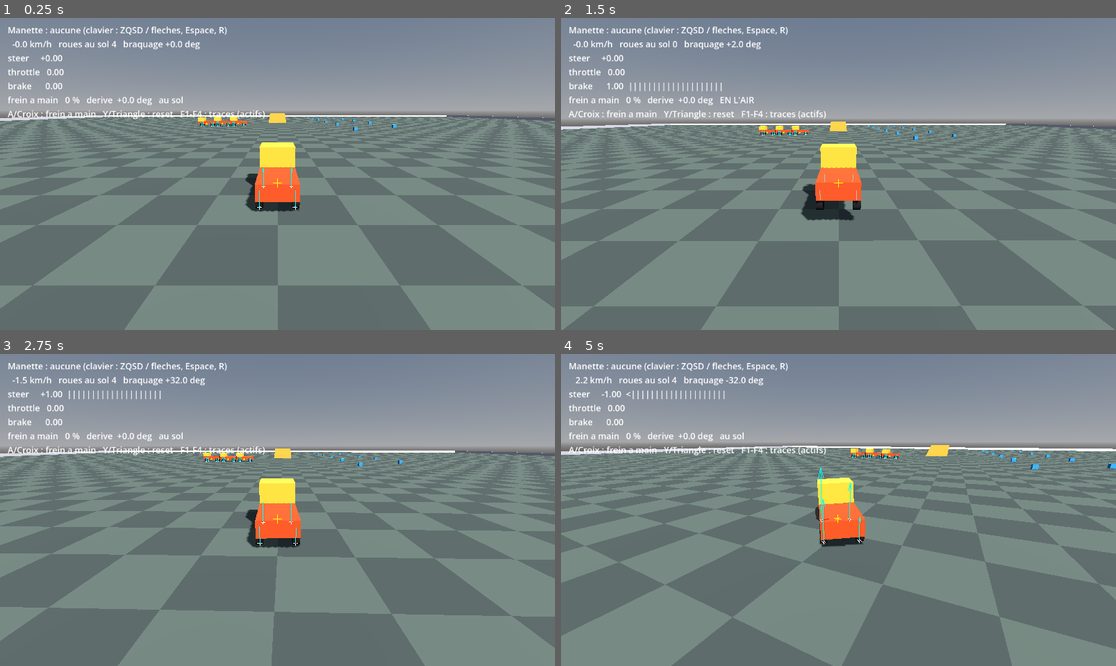
Above: before the commit, frames 1-4 (two rows, left to right).
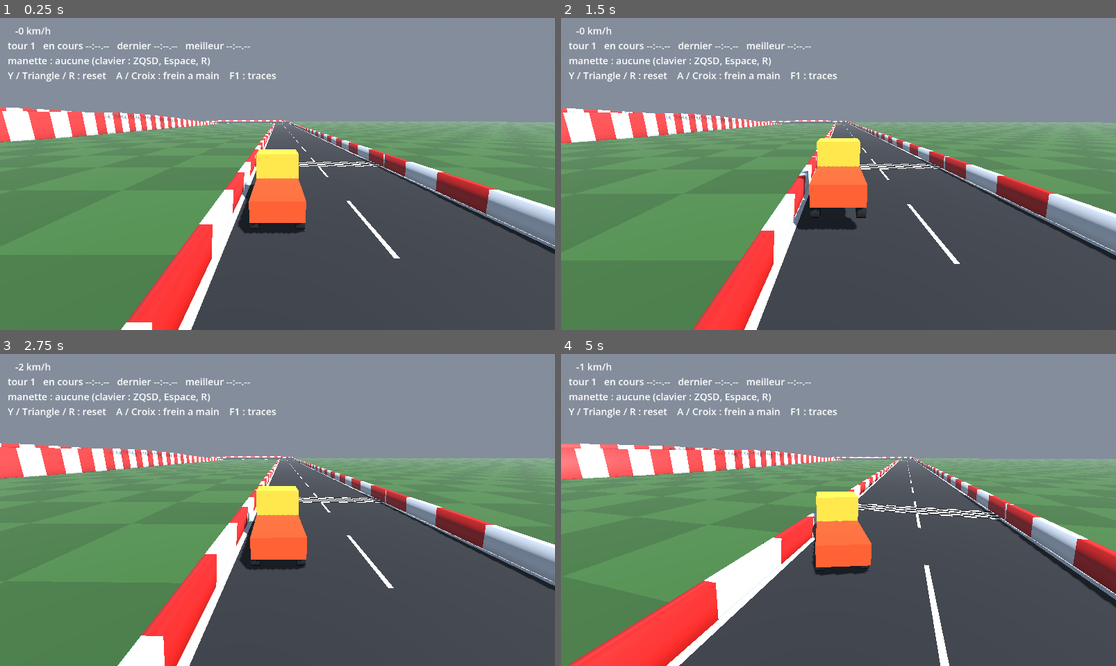
Above: after the commit, the same moments.

Repository: Shoz567/course-camions
Game: Godot game, scene res://dev/track_drive.tscn
The game is run twice, just before and just after one commit, with the same random seed, the same clock (stepped at 60 frames per second) and the same inputs. Before the commit the project starts from res://dev/drive_sandbox.tscn.
Inputs:
- Up to frame 1 (0.25 s): no input
- Up to frame 2 (1.5 s): tap Enter at 0.5 s; hold D 0.53-1.28 s; tap Shift at 0.6 s; tap Space at 0.77 s; hold S from 1.28 s (still down); tap R at 1.35 s
- Up to frame 3 (2.75 s): tap Space at 1.52 s; release S at 2.03 s; hold D from 2.03 s (still down); tap Shift at 2.1 s
- Up to frame 4 (5 s): release D at 2.78 s; hold W 2.78-3.53 s; tap R at 2.85, 4.35 s; tap Space at 3.02, 3.77, 4.52 s; hold A from 3.53 s (still down); tap Shift at 3.6 s

The runs differ from the first frame. In frame 1, 70% of the frame differs, in the area x 0-100%, y 2-100%; in frame 2, 67%; in frame 3, 70%; in frame 4, 72%.

Commit message:
gameplay: ajoute la camera de poursuite et la piste de test
- ChaseCamera : suit la transformation interpolee, amortie (hauteur
  plus que le reste), vise dans la direction de la vitesse, SpringArm
  contre les murs, recalage automatique apres teleportation.
- Interpolation physique activee (rendu fluide au-dela de 60 Hz).
- LocalInputSource : manette + clavier fusionnes (tache 1.8).
- dev/track_drive.tscn devient la scene principale (make run) ; le
  bac a sable reste accessible (make sandbox).
- track_01_lap_test : tour pilote en 70,75 s, jamais hors piste,
  tremplin franchi, camera jamais masquee ni tremblante.

make test-full : 95 runs, 95 ok.

Co-Authored-By: Claude Opus 5.5 <noreply@anthropic.com>

Diff:
--- a/game/dev/drive_sandbox.gd
+++ b/game/dev/drive_sandbox.gd
@@ -13,38 +13,22 @@
 ##   En l'air : stick gauche = lacet ; l'assiette se corrige seule
 ##   F1 traces de debug   F2 suspension   F3 forces de pneu   F4 centre de masse
 ##
-## La camera ici est un simple suivi de debug : la vraie camera de poursuite est
-## la tache 2.1. Ce script joue le role du gameplay (source d'input, reset) :
-## le camion, lui, ne lit jamais Input.*.
+## Ce script joue le role du gameplay (source d'input, reset) : le camion, lui,
+## ne lit jamais Input.*. La piste de test est dev/track_drive.tscn (make run).
 
 const ARENA_HALF := 150.0
 const WALL_THICKNESS := 0.3
 const WALL_HEIGHT := 1.5
 
 @onready var _truck: Truck = $Truck
-@onready var _pad: DeviceInputSource = $PadSource
-@onready var _keyboard: KeyboardInputSource = $KeyboardSource
-@onready var _camera: Camera3D = $Camera3D
+@onready var _input: LocalInputSource = $LocalInput
+@onready var _camera: ChaseCamera = $ChaseCamera
 @onready var _hud: Label = $Hud/Label
-
-var _merged: InputFrame = InputFrame.new()
 
 
 func _ready() -> void:
-	_pick_pad()
-	Input.joy_connection_changed.connect(func(_d: int, _c: bool) -> void: _pick_pad())
 	_build_arena()
-
-
-## Prend la premiere manette connectee, si la source n'en suit pas deja une.
-func _pick_pad() -> void:
-	var pads := Input.get_connected_joypads()
-	if pads.has(_pad.device_id):
-		_pad.connected = true
-		return
-	if not pads.is_empty():
-		_pad.device_id = pads[0]
-		_pad.connected = true
+	_camera.snap()
 
 
 ## Bascules des traces DebugDraw (outil de dev, pas une commande de conduite).
@@ -68,35 +52,18 @@
 
 
 func _physics_process(_delta: float) -> void:
-	var tick := Engine.get_physics_frames()
-	var k := _keyboard.poll(tick)
-	var p := _pad.poll(tick)
-	# Fusion manette + clavier : la commande la plus franche l'emporte.
-	_merged.tick = tick
-	_merged.steer = p.steer if absf(p.steer) > absf(k.steer) else k.steer
-	_merged.throttle = maxf(p.throttle, k.throttle)
-	_merged.brake = maxf(p.brake, k.brake)
-	_merged.handbrake = p.handbrake or k.handbrake
-	_merged.boost = p.boost or k.boost
-	_merged.reset = p.reset or k.reset
-	_truck.set_input(_merged)
-	if _merged.reset:
+	var f := _input.poll(Engine.get_physics_frames())
+	_truck.set_input(f)
+	if f.reset:
 		# remis droit sur place, cap conserve, 1 m au-dessus du sol
 		var pos := _truck.global_position
 		var yaw := _truck.global_rotation.y
 		_truck.reset_to(Transform3D(Basis(Vector3.UP, yaw), Vector3(pos.x, maxf(pos.y, 0.0) + 1.0, pos.z)))
+		_camera.snap()
 
 
-func _process(delta: float) -> void:
+func _process(_delta: float) -> void:
 	var xf := _truck.global_transform
-	# derriere le camion, cap horizontal seulement : la camera ne roule pas avec lui
-	var back := xf.basis.z
-	back.y = 0.0
-	back = back.normalized() if back.length_squared() > 1e-4 else Vector3.BACK
-	var want := xf.origin + back * 14.0 + Vector3.UP * 5.5
-	_camera.global_position = _camera.global_position.lerp(want, clampf(delta * 5.0, 0.0, 1.0))
-	_camera.look_at(xf.origin + Vector3.UP * 1.5)
-
 	var f := _truck.get_input()
 	var v := _truck.linear_velocity
 	var slip := 0.0
@@ -104,9 +71,9 @@
 	if v_fwd > 1.0:
 		slip = rad_to_deg(atan2(v.dot(xf.basis.x), v_fwd))
 	var state := "au sol" if _truck.wheels_on_ground() > 0 else "EN L'AIR"
-	var pad_name := "aucune (clavier : ZQSD / fleches, Espace, R)"
-	if _pad.connected:
-		pad_name = "%d — %s" % [_pad.device_id, Input.get_joy_name(_pad.device_id)]
+	var pad_name := _input.pad_name()
+	if pad_name == "":
+		pad_name = "aucune (clavier : ZQSD / fleches, Espace, R)"
 	_hud.text = "\n".join([
 		"Manette : %s" % pad_name,
 		"%6.1f km/h   roues au sol %d   braquage %+.1f deg" % [
--- a/game/dev/drive_sandbox.tscn
+++ b/game/dev/drive_sandbox.tscn
@@ -2,8 +2,8 @@
 
 [ext_resource type="Script" path="res://dev/drive_sandbox.gd" id="1"]
 [ext_resource type="PackedScene" path="res://vehicles/truck.tscn" id="2"]
-[ext_resource type="Script" path="res://gameplay/input/device_input_source.gd" id="3"]
-[ext_resource type="Script" path="res://gameplay/input/keyboard_input_source.gd" id="4"]
+[ext_resource type="Script" path="res://gameplay/input/local_input_source.gd" id="3"]
+[ext_resource type="Script" path="res://gameplay/chase_camera.gd" id="4"]
 
 [sub_resource type="BoxShape3D" id="shape_floor"]
 size = Vector3(400, 1, 400)
@@ -65,15 +65,12 @@
 [node name="Truck" parent="." instance=ExtResource("2")]
 transform = Transform3D(1, 0, 0, 0, 1, 0, 0, 0, 1, 0, 0, 40)
 
-[node name="PadSource" type="Node" parent="."]
+[node name="LocalInput" type="Node" parent="."]
 script = ExtResource("3")
 
-[node name="KeyboardSource" type="Node" parent="."]
+[node name="ChaseCamera" type="Node3D" parent="." node_paths=PackedStringArray("target")]
 script = ExtResource("4")
-
-[node name="Camera3D" type="Camera3D" parent="."]
-transform = Transform3D(1, 0, 0, 0, 0.9, 0.44, 0, -0.44, 0.9, 0, 5.5, 54)
-fov = 70.0
+target = NodePath("../Truck")
 
 [node name="Hud" type="CanvasLayer" parent="."]
 
--- /dev/null
+++ b/game/dev/track_drive.gd
@@ -0,0 +1,95 @@
+extends Node3D
+
+## Scene de test de la piste n°1 (developpement) : un camion, la piste, la
+## camera de poursuite, l'input local (manette + clavier).
+##
+##   RT / R2 ou Z (W)    gaz            stick gauche ou Q D   direction
+##   LT / L2 ou S        frein, puis marche arriere a l'arret
+##   A / Croix, Espace   frein a main (drift)
+##   Y / Triangle ou R   reset : sur la chaussee, dans le sens de course
+##   F1 .. F4            traces de debug
+##
+## Chrono au tour : derive du compteur de ticks (CLAUDE.md §7), passage de la
+## ligne detecte par la progression le long de la ligne centrale. Les vrais
+## checkpoints et la regle des tours sont les taches 2.3 et 2.5.
+
+@onready var _track: TrackBlockout = $Track01
+@onready var _truck: Truck = $Truck
+@onready var _input: LocalInputSource = $LocalInput
+@onready var _camera: ChaseCamera = $ChaseCamera
+@onready var _hud: Label = $Hud/Label
+
+var _idx: int = -1
+var _lap_start_tick: int = -1
+var _last_lap: int = -1
+var _best_lap: int = -1
+var _laps: int = 0
+
+
+func _ready() -> void:
+	# pose initiale d'un camion immobile : pas une teleportation en mouvement
+	_truck.global_transform = _track.get_start_transform(0)
+	_camera.snap()
+	# vue propre par defaut : F1 affiche les traces de debug
+	DebugDraw.enabled = false
+
+
+func _unhandled_key_input(event: InputEvent) -> void:
+	var key := event as InputEventKey
+	if key == null or not key.pressed or key.echo:
+		return
+	match key.physical_keycode:
+		KEY_F1:
+			DebugDraw.enabled = not DebugDraw.enabled
+		KEY_F2:
+			_toggle_channel(DebugDraw.CH_SUSPENSION)
+		KEY_F3:
+			_toggle_channel(DebugDraw.CH_FORCES)
+		KEY_F4:
+			_toggle_channel(DebugDraw.CH_COM)
+
+
+func _toggle_channel(ch: StringName) -> void:
+	DebugDraw.set_channel_enabled(ch, not DebugDraw.is_channel_enabled(ch))
+
+
+func _physics_process(_delta: float) -> void:
+	var tick := Engine.get_physics_frames()
+	var f := _input.poll(tick)
+	_truck.set_input(f)
+	if f.reset:
+		_truck.reset_to(_track.get_respawn_transform(_truck.global_position))
+		_camera.snap()
+	# passage de la ligne : l'echantillon le plus proche repasse de la fin au debut
+	var n := _track.sample_count()
+	var i := _track.closest_sample(_truck.global_position, _idx)
+	if _idx >= 0 and _idx > n * 0.75 and i < n * 0.25:
+		if _lap_start_tick >= 0:
+			_last_lap = tick - _lap_start_tick
+			_laps += 1
+			if _best_lap < 0 or _last_lap < _best_lap:
+				_best_lap = _last_lap
+		_lap_start_tick = tick
+	_idx = i
+
+
+func _process(_delta: float) -> void:
+	var tick := Engine.get_physics_frames()
+	var pad := _input.pad_name()
+	var current := tick - _lap_start_tick if _lap_start_tick >= 0 else -1
+	_hud.text = "\n".join([
+		"%5.0f km/h" % _truck.get_speed_kmh(),
+		"tour %d   en cours %s   dernier %s   meilleur %s" % [
+			_laps + 1, _chrono(current), _chrono(_last_lap), _chrono(_best_lap)],
+		"manette : %s" % (pad if pad != "" else "aucune (clavier : ZQSD, Espace, R)"),
+		"Y / Triangle / R : reset    A / Croix : frein a main    F1 : traces",
+	])
+
+
+## Chrono affiche, derive des ticks : 60 ticks = 1 s.
+@warning_ignore("integer_division")
+static func _chrono(ticks: int) -> String:
+	if ticks < 0:
+		return "--:--.--"
+	var cs := ticks * 100 / 60
+	return "%d:%02d.%02d" % [cs / 6000, (cs / 100) % 60, cs % 100]
--- /dev/null
+++ b/game/dev/track_drive.tscn
@@ -0,0 +1,52 @@
+[gd_scene load_steps=10 format=3]
+
+[ext_resource type="Script" path="res://dev/track_drive.gd" id="1"]
+[ext_resource type="PackedScene" path="res://tracks/track_01_blockout.tscn" id="2"]
+[ext_resource type="PackedScene" path="res://vehicles/truck.tscn" id="3"]
+[ext_resource type="Script" path="res://gameplay/input/local_input_source.gd" id="4"]
+[ext_resource type="Script" path="res://gameplay/chase_camera.gd" id="5"]
+
+[sub_resource type="ProceduralSkyMaterial" id="sky_mat"]
+sky_horizon_color = Color(0.66, 0.72, 0.78, 1)
+ground_horizon_color = Color(0.66, 0.72, 0.78, 1)
+
+[sub_resource type="Sky" id="sky"]
+sky_material = SubResource("sky_mat")
+
+[sub_resource type="Environment" id="env"]
+background_mode = 2
+sky = SubResource("sky")
+ambient_light_source = 3
+fog_enabled = true
+fog_density = 0.0015
+
+[node name="TrackDrive" type="Node3D"]
+script = ExtResource("1")
+
+[node name="WorldEnvironment" type="WorldEnvironment" parent="."]
+environment = SubResource("env")
+
+[node name="Sun" type="DirectionalLight3D" parent="."]
+transform = Transform3D(0.866, -0.354, 0.354, 0, 0.707, 0.707, -0.5, -0.612, 0.612, 0, 40, 0)
+shadow_enabled = true
+directional_shadow_max_distance = 150.0
+
+[node name="Track01" parent="." instance=ExtResource("2")]
+
+[node name="Truck" parent="." instance=ExtResource("3")]
+
+[node name="LocalInput" type="Node" parent="."]
+script = ExtResource("4")
+
+[node name="ChaseCamera" type="Node3D" parent="." node_paths=PackedStringArray("target")]
+script = ExtResource("5")
+target = NodePath("../Truck")
+
+[node name="Hud" type="CanvasLayer" parent="."]
+
+[node name="Label" type="Label" parent="Hud"]
+offset_left = 16.0
+offset_top = 12.0
+offset_right = 1000.0
+offset_bottom = 140.0
+theme_override_font_sizes/font_size = 20
--- /dev/null
+++ b/game/gameplay/chase_camera.gd
@@ -0,0 +1,111 @@
+class_name ChaseCamera
+extends Node3D
+
+## Camera de poursuite (tache 2.1). Rendu seulement : lit le camion, ne le
+## modifie jamais, ne decide rien du jeu.
+##
+## - Suit la transformation INTERPOLEE du camion (physics interpolation) : pas
+##   d'a-coups a 60 Hz sur un ecran plus rapide.
+## - Tout est amorti exponentiellement (independant du nombre d'images/s) ; la
+##   hauteur plus que le reste : le pompage de la suspension ne secoue pas
+##   l'image. La camera ne roule ni ne tangue avec le camion.
+## - Vise dans la direction de la vitesse en derapage, et legerement devant.
+## - Un SpringArm3D la raccourcit quand un mur s'interpose : elle ne passe jamais
+##   a travers la geometrie de la piste (couche 1 `world`).
+## - Champ de vision un peu plus large a haute vitesse.
+
+@export var target: Truck
+## Distance au pivot, et hauteur du pivot au-dessus du camion.
+@export var distance: float = 12.0
+@export var focus_height: float = 2.2
+## Plongee de la camera (deg).
+@export var pitch_deg: float = 14.0
+## Amortissements (1/s) : plus grand = plus raide.
+@export var follow_damping: float = 14.0
+@export var height_damping: float = 2.5
+@export var yaw_damping: float = 5.0
+@export var fov_damping: float = 2.0
+## Anticipation : le pivot avance de vitesse * lookahead (s), borne.
+@export var lookahead_s: float = 0.12
+@export var lookahead_max: float = 4.0
+## Part de la direction de la vitesse dans le cap de la camera (0 = cap du camion).
+@export_range(0.0, 1.0) var velocity_heading_weight: float = 0.6
+@export var fov_min: float = 70.0
+@export var fov_max: float = 80.0
+@export var fov_speed_kmh: float = 150.0
+
+var _arm: SpringArm3D
+var _camera: Camera3D
+var _focus: Vector3
+var _yaw: float = 0.0
+var _initialized: bool = false
+var _last_target: Vector3
+## Au-dela de ce deplacement du camion entre deux images, c'est une
+## teleportation (reset) : la camera se recale au lieu de traverser la piste.
+const TELEPORT_DISTANCE := 15.0
+
+
+func _ready() -> void:
+	# la camera se deplace dans _process : pas d'interpolation physique sur elle
+	physics_interpolation_mode = Node.PHYSICS_INTERPOLATION_MODE_OFF
+	top_level = true
+	_arm = SpringArm3D.new()
+	_arm.spring_length = distance
+	_arm.collision_mask = 1          # murs et chaussee ; jamais les camions
+	_arm.margin = 0.3
+	var sphere := SphereShape3D.new()
+	sphere.radius = 0.3
+	_arm.shape = sphere
+	_arm.rotation.x = -deg_to_rad(pitch_deg)
+	add_child(_arm)
+	_camera = Camera3D.new()
+	_camera.fov = fov_min
+	_camera.current = true
+	_arm.add_child(_camera)
+
+
+func get_camera() -> Camera3D:
+	return _camera
+
+
+## Replace la camera derriere le camion, sans amortissement (depart, reset).
+func snap() -> void:
+	_initialized = false
+
+
+func _process(delta: float) -> void:
+	if target == null:
+		return
+	var xf := target.get_global_transform_interpolated()
+	if xf.origin.distance_to(_last_target) > TELEPORT_DISTANCE:
+		_initialized = false
+	_last_target = xf.origin
+	var v := target.linear_velocity
+	var flat_v := Vector3(v.x, 0.0, v.z)
+	var focus := xf.origin + Vector3.UP * focus_height \
+			+ (flat_v * lookahead_s).limit_length(lookahead_max)
+
+	# cap : celui du camion, tire vers la direction de la vitesse en marche avant
+	var fwd := -xf.basis.z
+	var heading := atan2(-fwd.x, -fwd.z)
+	var forward_speed := v.dot(fwd)
+	if forward_speed > 3.0:
+		var v_heading := atan2(-flat_v.x, -flat_v.z)
+		heading = lerp_angle(heading, v_heading, velocity_heading_weight)
+
+	if not _initialized:
+		_initialized = true
+		_focus = focus
+		_yaw = heading
+	else:
+		var k := 1.0 - exp(-follow_damping * delta)
+		var kh := 1.0 - exp(-height_damping * delta)
+		_focus.x = lerpf(_focus.x, focus.x, k)
+		_focus.z = lerpf(_focus.z, focus.z, k)
+		_focus.y = lerpf(_focus.y, focus.y, kh)
+		_yaw = lerp_angle(_yaw, heading, 1.0 - exp(-yaw_damping * delta))
+
+	global_transform = Transform3D(Basis(Vector3.UP, _yaw), _focus)
+	var speed_ratio := clampf(absf(forward_speed) * 3.6 / fov_speed_kmh, 0.0, 1.0)
+	var fov := lerpf(fov_min, fov_max, speed_ratio)
+	_camera.fov = lerpf(_camera.fov, fov, 1.0 - exp(-fov_damping * delta))
--- /dev/null
+++ b/game/gameplay/input/local_input_source.gd
@@ -0,0 +1,53 @@
+class_name LocalInputSource
+extends InputSource
+
+## Joueur local unique : la premiere manette connectee ET le clavier, fusionnes
+## (docs/INPUT_SPEC.md §3). La commande la plus franche l'emporte. Suit les
+## branchements a chaud : une manette branchee en cours de route est adoptee.
+##
+## Pour l'ecran partage (phase 4), un joueur = une DeviceInputSource : cette
+## source ne sert qu'au jeu solo et au developpement.
+
+var pad: DeviceInputSource
+var keyboard: KeyboardInputSource
+
+
+func _ready() -> void:
+	pad = DeviceInputSource.new()
+	pad.name = "Pad"
+	add_child(pad)
+	keyboard = KeyboardInputSource.new()
+	keyboard.name = "Keyboard"
+	add_child(keyboard)
+	_pick_pad()
+	Input.joy_connection_changed.connect(func(_d: int, _c: bool) -> void: _pick_pad())
+
+
+## Nom lisible de la manette suivie, ou "" si aucune.
+func pad_name() -> String:
+	if not pad.connected:
+		return ""
+	return "%d — %s" % [pad.device_id, Input.get_joy_name(pad.device_id)]
+
+
+func _pick_pad() -> void:
+	var pads := Input.get_connected_joypads()
+	if pads.has(pad.device_id):
+		pad.connected = true
+		return
+	if not pads.is_empty():
+		pad.device_id = pads[0]
+		pad.connected = true
+
+
+func poll(tick: int) -> InputFrame:
+	var k := keyboard.poll(tick)
+	var p := pad.poll(tick)
+	frame.tick = tick
+	frame.steer = p.steer if absf(p.steer) > absf(k.steer) else k.steer
+	frame.throttle = maxf(p.throttle, k.throttle)
+	frame.brake = maxf(p.brake, k.brake)
+	frame.handbrake = p.handbrake or k.handbrake
+	frame.boost = p.boost or k.boost
+	frame.reset = p.reset or k.reset
+	return frame
--- a/game/project.godot
+++ b/game/project.godot
@@ -9,7 +9,7 @@
 config/name="Course de camions"
 config/features=PackedStringArray("4.7", "Forward Plus")
 run/print_header=false
-run/main_scene="res://dev/drive_sandbox.tscn"
+run/main_scene="res://dev/track_drive.tscn"
 
 [autoload]
 
@@ -26,6 +26,7 @@
 [physics]
 
 common/physics_ticks_per_second=60
+common/physics_interpolation=true
 3d/physics_engine="Jolt Physics"
 
 [rendering]
--- a/game/tests/scenes/project_settings_test.gd
+++ b/game/tests/scenes/project_settings_test.gd
@@ -17,3 +17,7 @@
 	check("moteur physique = Jolt", engine == "Jolt Physics", "moteur=%s" % engine)
 	var renderer: String = ProjectSettings.get_setting("rendering/renderer/rendering_method", "")
 	check("renderer = Forward+", renderer == "forward_plus", "renderer=%s" % renderer)
+	# Rendu fluide au-dela de 60 Hz, et camera de poursuite sans a-coups
+	# (chase_camera.gd lit la transformation interpolee du camion).
+	check("interpolation physique active",
+		ProjectSettings.get_setting("physics/common/physics_interpolation", false) == true)
--- /dev/null
+++ b/game/tests/scenes/track_01_lap_test.gd
@@ -0,0 +1,152 @@
+extends PhysicsTest
+
+## Piste n°1 : un camion pilote (TrackAutopilot, par InputFrame) part de la
+## pole et boucle un tour (track-designer.md, regles dures). En meme temps, la
+## camera de poursuite le suit (tache 2.1).
+##
+## Piste :
+##   - un tour complet, en 60 a 90 s (METRICS.md §4, duree de tour) ;
+##   - jamais retourne (inclinaison < 45 deg), jamais hors de la chaussee,
+##     aucun NaN ; le tremplin est sur la ligne de course et il est franchi ;
+##   - geometrie : boucle fermee, largeur >= 14 m et murs >= 0,3 m (METRICS §4).
+## Camera :
+##   - jamais masquee : aucun obstacle entre son pivot et elle ;
+##   - toujours a bonne distance du camion (3 a 20 m) ;
+##   - ne tremble pas : le tremblement est la part HAUTE FREQUENCE de la
+##     hauteur (ecart a une moyenne glissante de 15 ticks, soit ce qui depasse
+##     ~4 Hz : pompage, bosses, chocs de reception). Celle de la camera doit
+##     etre au plus la moitie de celle du camion (ratio mesure dans la scene).
+##     Les mouvements lents (collines, parabole du saut) sont suivis : c'est
+##     voulu.
+
+const MAX_TICKS := 7000
+
+var _track: TrackBlockout
+var _truck: Truck
+var _camera: ChaseCamera
+var _pilot: TrackAutopilot
+
+var _prev_s: float = -1.0
+var _progress: float = 0.0
+var _lap_start: int = -1
+var _lap_end: int = -1
+var _max_tilt: float = 0.0
+var _upside: bool = false
+var _off_track: int = 0
+var _wall_ticks: int = 0
+var _airborne: int = 0
+var _occluded: int = 0
+var _cam_dist_min: float = INF
+var _cam_dist_max: float = 0.0
+var _cam_y: PackedFloat32Array = []
+var _truck_y: PackedFloat32Array = []
+
+
+func _test_setup() -> void:
+	duration_ticks = MAX_TICKS
+	_track = (load("res://tracks/track_01_blockout.tscn") as PackedScene).instantiate() as TrackBlockout
+	add_child(_track)
+	_truck = (load("res://vehicles/truck.tscn") as PackedScene).instantiate() as Truck
+	_truck.transform = _track.get_start_transform(0)
+	_truck.contact_monitor = true
+	_truck.max_contacts_reported = 4
+	add_child(_truck)
+	_camera = ChaseCamera.new()
+	_camera.target = _truck
+	add_child(_camera)
+	var g: Variant = require_baseline("max_lateral_g")
+	if g == null:
+		return
+	_pilot = TrackAutopilot.new(_track, _truck, float(g))
+
+
+func _test_tick(t: int) -> void:
+	_truck.set_input(_pilot.drive(t))
+	var p := _truck.global_position
+	if not p.is_finite():
+		abort("NaN sur la position du camion au tick %d" % t)
+		return
+	# progression le long de la ligne centrale (tour = longueur de piste)
+	var i := _pilot.index
+	var s := _track.sample_s(i)
+	if _prev_s >= 0.0:
+		var ds := s - _prev_s
+		if ds < -_track.length() / 2.0:
+			ds += _track.length()
+		elif ds > _track.length() / 2.0:
+			ds -= _track.length()
+		_progress += ds
+	_prev_s = s
+	# la pole est derriere la ligne : le tour part au passage de s = 0
+	if _lap_start < 0 and _progress >= _track.grid_distance:
+		_lap_start = t
+	if _lap_end < 0 and _progress >= _track.grid_distance + _track.length():
+		_lap_end = t
+		duration_ticks = t + 30
+
+	_max_tilt = maxf(_max_tilt, TruckTestUtil.tilt_deg(_truck))
+	_upside = _upside or _truck.is_upside_down()
+	var lateral := (p - _track.sample_position(i)).dot(_track.sample_right(i))
+	if absf(lateral) > _track.width / 2.0:
+		_off_track += 1
+	if _truck.get_contact_count() > 0:
+		_wall_ticks += 1
+	if _truck.wheels_on_ground() == 0:
+		_airborne += 1
+
+	# camera : mise a jour dans _process, lue ici au tick suivant
+	if t > 30:
+		var cam := _camera.get_camera().global_position
+		var pivot := _camera.global_position
+		var q := PhysicsRayQueryParameters3D.create(pivot, cam, 1)
+		var hit := get_world_3d().direct_space_state.intersect_ray(q)
+		if not hit.is_empty():
+			_occluded += 1
+		var dist := cam.distance_to(p)
+		_cam_dist_min = minf(_cam_dist_min, dist)
+		_cam_dist_max = maxf(_cam_dist_max, dist)
+		_cam_y.append(cam.y)
+		_truck_y.append(_truck.get_global_transform_interpolated().origin.y)
+
+
+## Ecart quadratique moyen a la moyenne glissante (+/- `half` echantillons) :
+## la part haute frequence du signal.
+static func high_frequency_rms(y: PackedFloat32Array, half: int) -> float:
+	var acc := 0.0
+	var n := 0
+	for i in range(half, y.size() - half):
+		var m := 0.0
+		for k in range(-half, half + 1):
+			m += y[i + k]
+		m /= 2 * half + 1
+		acc += (y[i] - m) * (y[i] - m)
+		n += 1
+	return sqrt(acc / maxi(n, 1))
+
+
+func _test_finish() -> void:
+	var n := _track.sample_count()
+	var step := _track.length() / n
+	check_near("boucle fermee : dernier -> premier echantillon (m)",
+		_track.sample_position(n - 1).distance_to(_track.sample_position(0)), step, 0.2)
+	check("largeur >= 14 m (METRICS.md §4)", _track.width >= 14.0, "largeur=%.1f" % _track.width)
+	check("murs >= 0,3 m (METRICS.md §4)", _track.wall_thickness >= 0.3, "epaisseur=%.2f" % _track.wall_thickness)
+
+	check("tour complet", _lap_end > 0, "progression=%.0f m / %.0f m" % [_progress, _track.length() + _track.grid_distance])
+	if _lap_end > 0:
+		var lap_s := (_lap_end - _lap_start) / 60.0
+		check_near("duree du tour (s) dans 60 .. 90 (METRICS.md §4)", lap_s, 75.0, 15.0)
+	check("jamais retourne", not _upside)
+	check_below("inclinaison max (deg)", _max_tilt, 45.0)
+	check("jamais hors de la chaussee", _off_track == 0, "ticks=%d" % _off_track)
+	check_above("tremplin franchi : ticks en l'air", _airborne, 10)
+	print("  INFO   longueur %.1f m, contact de caisse %d ticks, en l'air %d ticks"
+		% [_track.length(), _wall_ticks, _airborne])
+
+	check("camera jamais masquee par la piste", _occluded == 0, "ticks=%d" % _occluded)
+	check("camera a bonne distance (3 .. 20 m)", _cam_dist_min >= 3.0 and _cam_dist_max <= 20.0,
+		"min=%.1f max=%.1f" % [_cam_dist_min, _cam_dist_max])
+	var hf_truck := high_frequency_rms(_truck_y, 7)
+	var hf_cam := high_frequency_rms(_cam_y, 7)
+	check_ratio_above("camera sans tremblement : haute frequence camion / camera",
+		hf_truck, hf_cam, 2.0)
--- /dev/null
+++ b/game/tests/scenes/track_01_lap_test.tscn
@@ -0,0 +1,6 @@
+[gd_scene load_steps=2 format=3]
+
+[ext_resource type="Script" path="res://tests/scenes/track_01_lap_test.gd" id="1"]
+
+[node name="track_01_lap_test" type="Node3D"]
+script = ExtResource("1")
Not shown, added: game/dev/track_drive.gd.uid
Not shown, added: game/gameplay/chase_camera.gd.uid
Not shown, added: game/gameplay/input/local_input_source.gd.uid
Not shown, added: game/tests/scenes/track_01_lap_test.gd.uid
Not shown, changed: CLAUDE.md
Not shown, changed: docs/INPUT_SPEC.md
